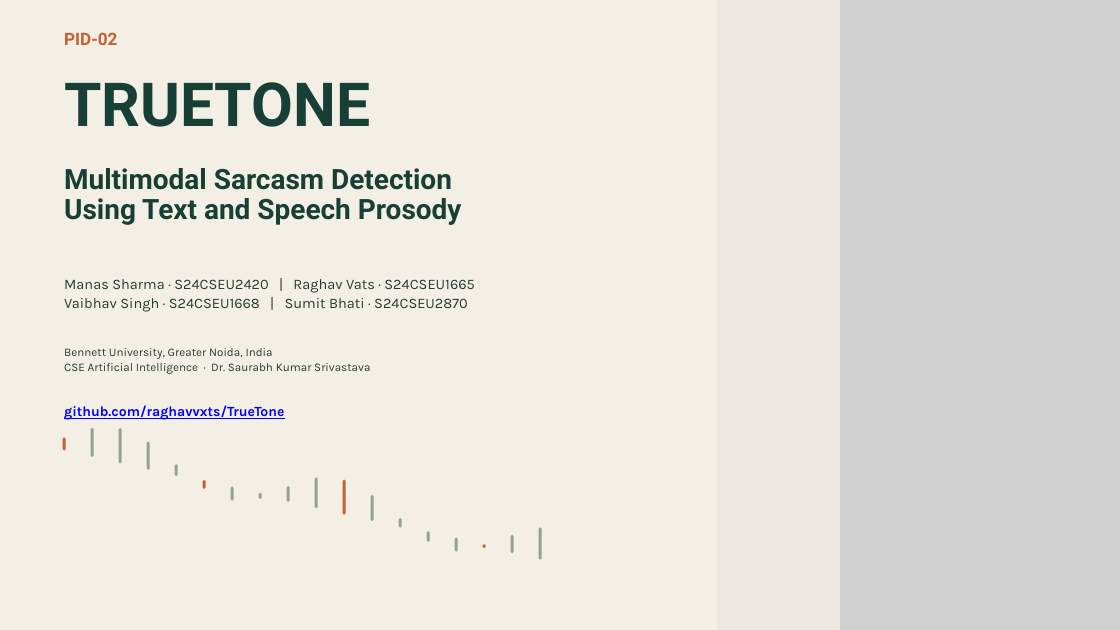
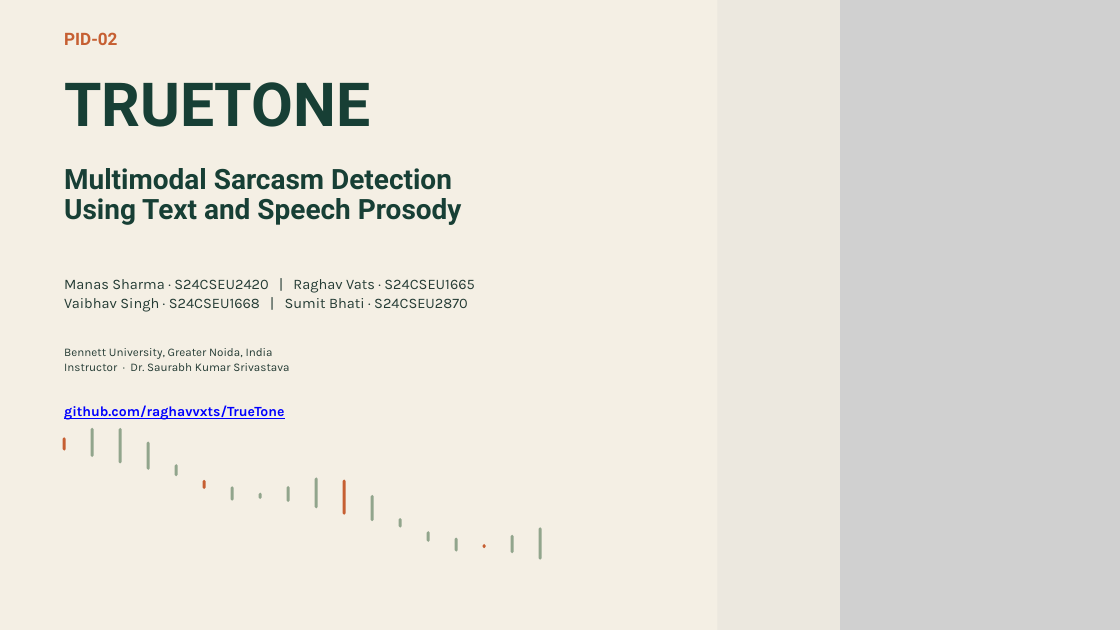
Before and after one commit to raghavvxts/TrueTone, a slide deck: slide 1 of presentations/TrueTone_Final_Presentation.pptx. Drawn at 1120x630 pixels with LibreOffice and Linux fonts; fonts in the diff are those of the drawing; grey boxes stand for pictures. Boxes give left, top, right and bottom in pixels: in the first picture for what was removed or moved away, otherwise in the second. Text is boxed around its words. In the diff, an @@ line names an element or a change of style, - is before the commit and + after.

Commit message:
Label Dr. Saurabh Kumar Srivastava as instructor on cover

```diff
--- a/presentations/TrueTone_Final_Presentation.pptx
+++ b/presentations/TrueTone_Final_Presentation.pptx
@@ text at bbox=[64, 363, 289, 371]: text changed @@
-CSE Artificial Intelligence · Dr. Saurabh Kumar Srivastava
+Instructor · Dr. Saurabh Kumar Srivastava
```
